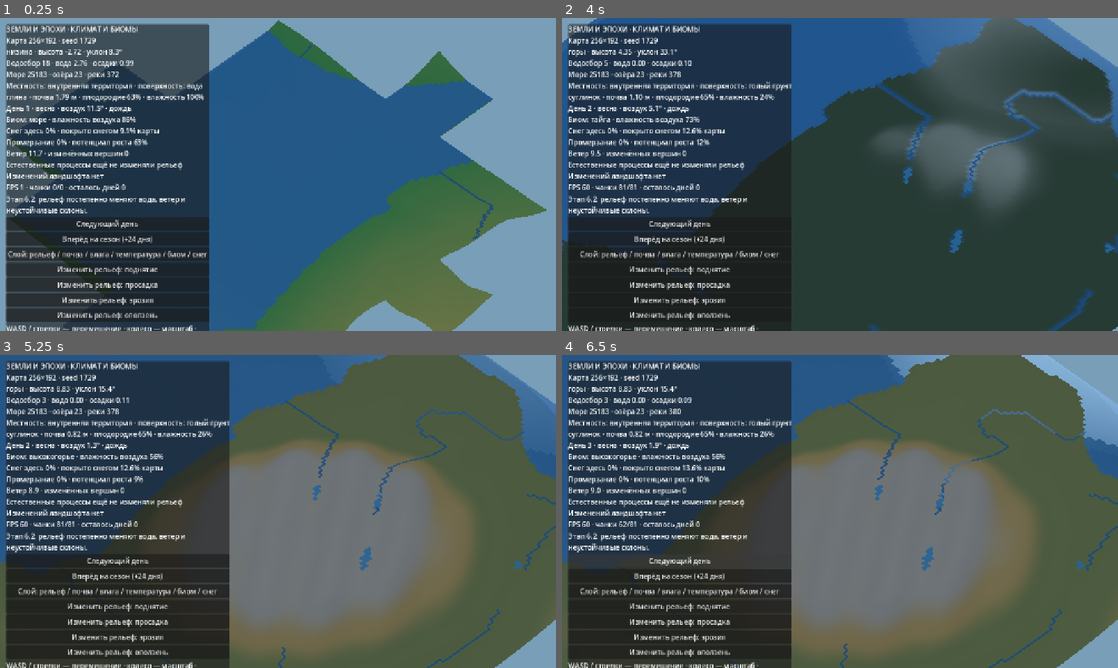
Above: before the commit, frames 1-4 (two rows, left to right).
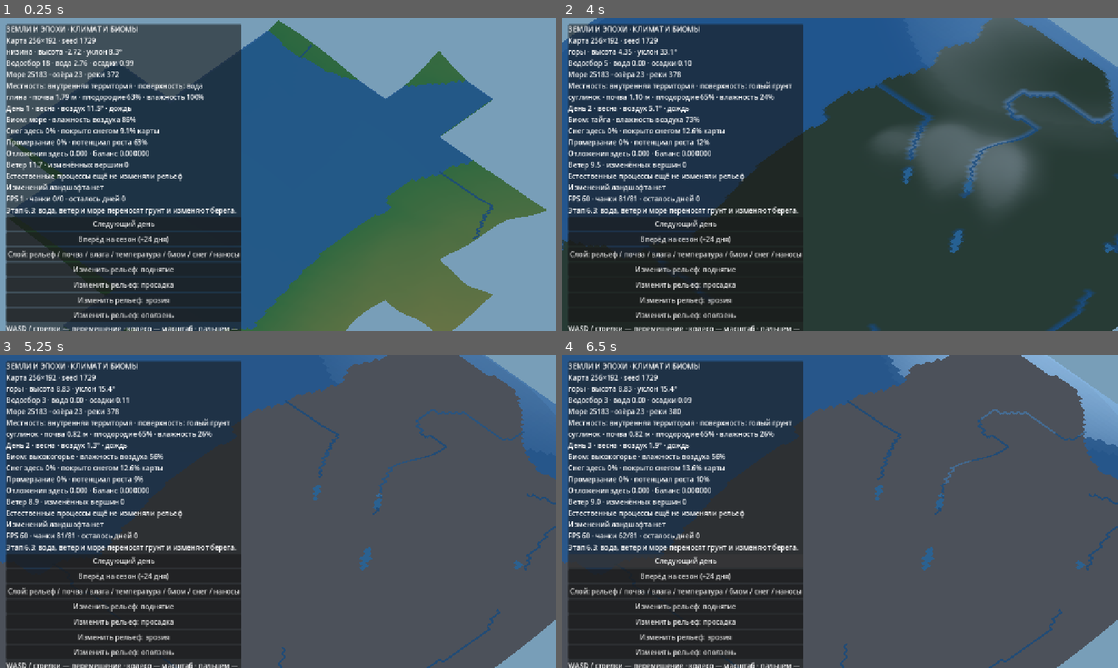
Above: after the commit, the same moments.

Repository: cyrox007/lands-and-ages
Game: Godot game, scene res://scenes/world.tscn
The game is run twice, just before and just after one commit, with the same random seed, the same clock (stepped at 60 frames per second) and the same inputs.
Inputs (mouse positions are in pixels of both pictures, inside the frame that each line leads up to):
- Up to frame 1 (0.25 s): no input
- Up to frame 2 (4 s): click "Слой: рельеф / почва / влага …" at 0.5 s; move the mouse to (962, 158) at 1.27 s; hold D 1.28-2 s; click (962, 158) at 1.42 s; drag from (728, 190) to (812, 237) at 2.02 s; click "Следующий день" at 2.75 s; move the mouse to (895, 105) at 3.52 s; hold D from 3.53 s (still down)
- Up to frame 3 (5.25 s): release D at 4.25 s; click "Слой: рельеф / почва / влага …" at 4.25 s; drag from (250, 574) to (111, 464) at 5.02 s
- Up to frame 4 (6.5 s): click "Следующий день" at 5.75 s

The runs differ from the first frame. In frame 1, 9.2% of the frame differs, in the area x 1-44%, y 1-100%; in frame 2, 5.5%; in frame 3, 53%; in frame 4, 53%, in the area x 0-100%, y 0-100%.

Commit message:
feat(world): визуализировать нанесённые породы и локальную береговую эрозию

Diff:
--- a/godot/scripts/world.gd
+++ b/godot/scripts/world.gd
@@ -115,7 +115,7 @@
 	_status = Label.new()
 	column.add_child(_status)
 	var info := Label.new()
-	info.text = "Этап 6.2: рельеф постепенно меняют вода, ветер и неустойчивые склоны."
+	info.text = "Этап 6.3: вода, ветер и море переносят грунт и изменяют берега."
 	info.autowrap_mode = TextServer.AUTOWRAP_WORD_SMART
 	column.add_child(info)
 	var day_button := Button.new()
@@ -127,7 +127,7 @@
 	season_button.pressed.connect(func(): _queue_days(Climate.SEASON_DAYS))
 	column.add_child(season_button)
 	var view_button := Button.new()
-	view_button.text = "Слой: рельеф / почва / влага / температура / биом / снег"
+	view_button.text = "Слой: рельеф / почва / влага / температура / биом / снег / наносы"
 	view_button.pressed.connect(_cycle_view)
 	column.add_child(view_button)
 	for kind in ["поднятие", "просадка", "эрозия", "оползень"]:
@@ -282,7 +282,7 @@
 
 
 func _cycle_view() -> void:
-	_view_mode = (_view_mode + 1) % 6
+	_view_mode = (_view_mode + 1) % 7
 	_refresh_visible(true)
 	_update_hud()
 
@@ -322,6 +322,8 @@
 	_status.text += "Промерзание %.0f%% · потенциал роста %.0f%%\n" % [
 		float(ground["frost"]) * 100.0,
 		float(ground["growth_potential"]) * 100.0]
+	_status.text += "Отложения здесь %.3f · баланс %.6f\n" % [
+		float(ground["sediment"]), _surface.sediment_balance()]
 	_status.text += "Ветер %.1f · изменённых вершин %d\n" % [
 		float(weather["wind_speed"]), _world_model.changed_vertex_count()]
 	_status.text += "%s\n" % _process_status
